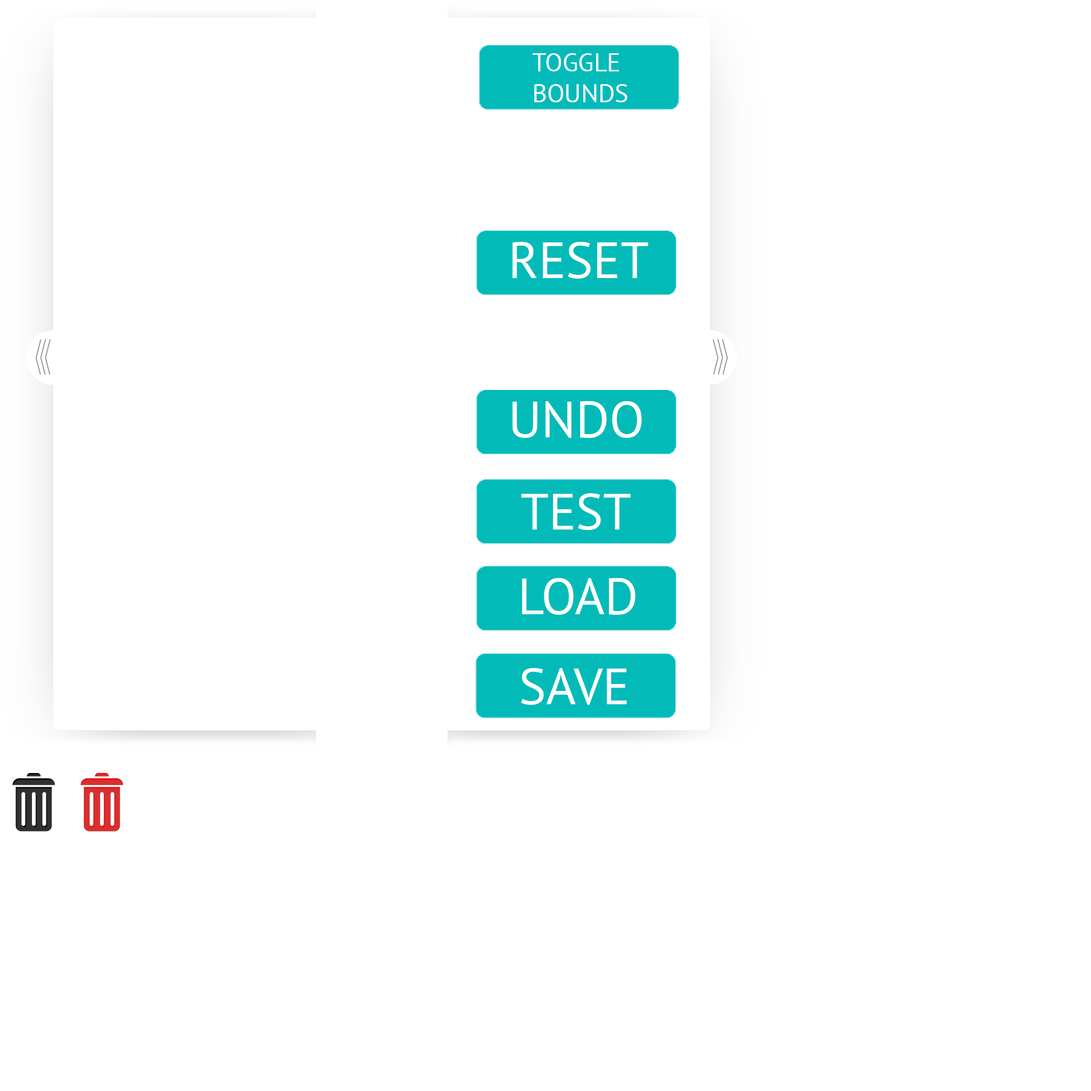
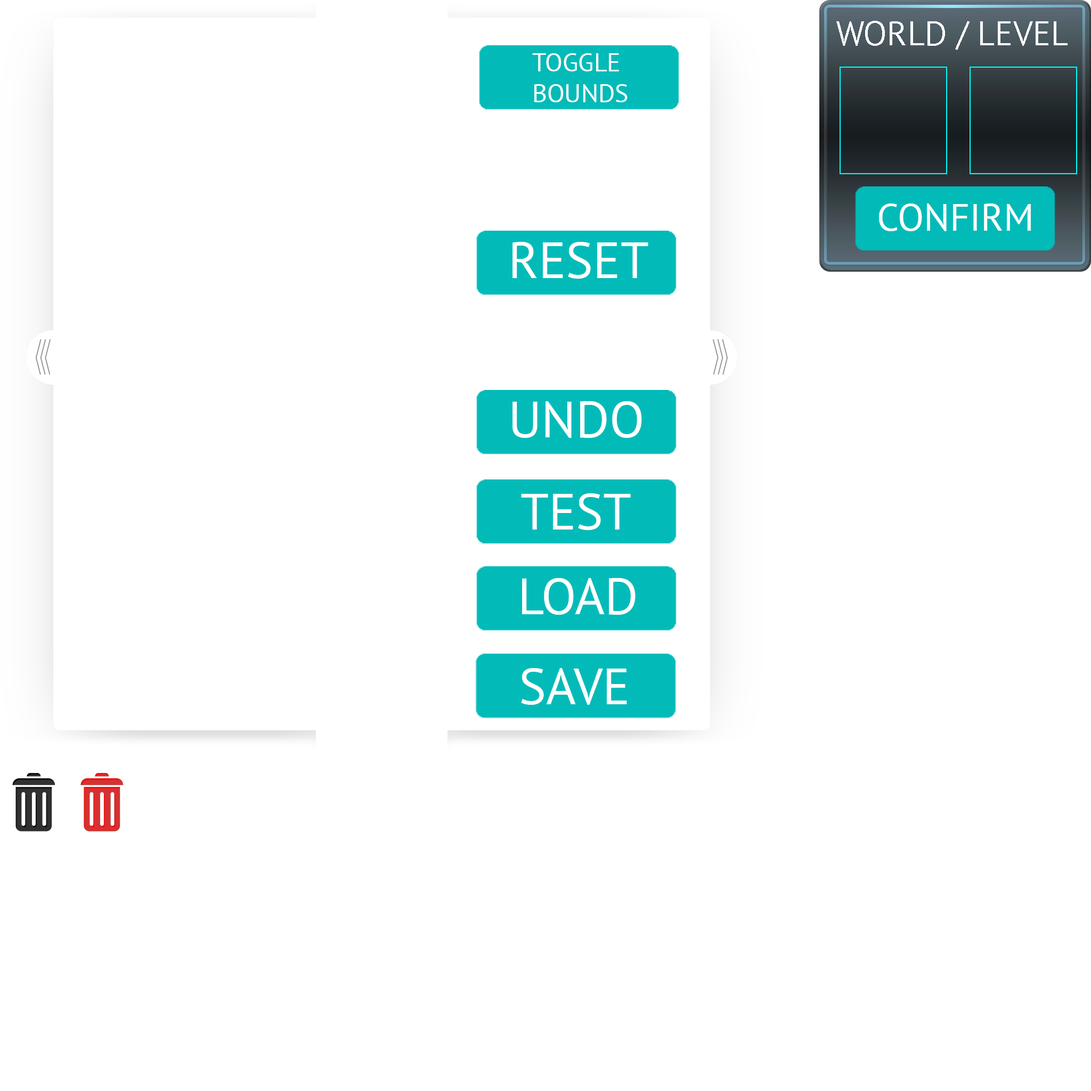
Revision of a layered w=1091, h=1091 image; what changed, layer by layer:
added layer "CONFIRM" above "confirm button" over (879, 203, 1032, 232)
added layer "confirm button" above "TEST" over (854, 186, 1057, 252)
added layer "WORLD / LEVEL" above "level selector" over (836, 20, 1069, 51)
added layer "level selector" above "bg" over (819, 0, 1091, 272)
